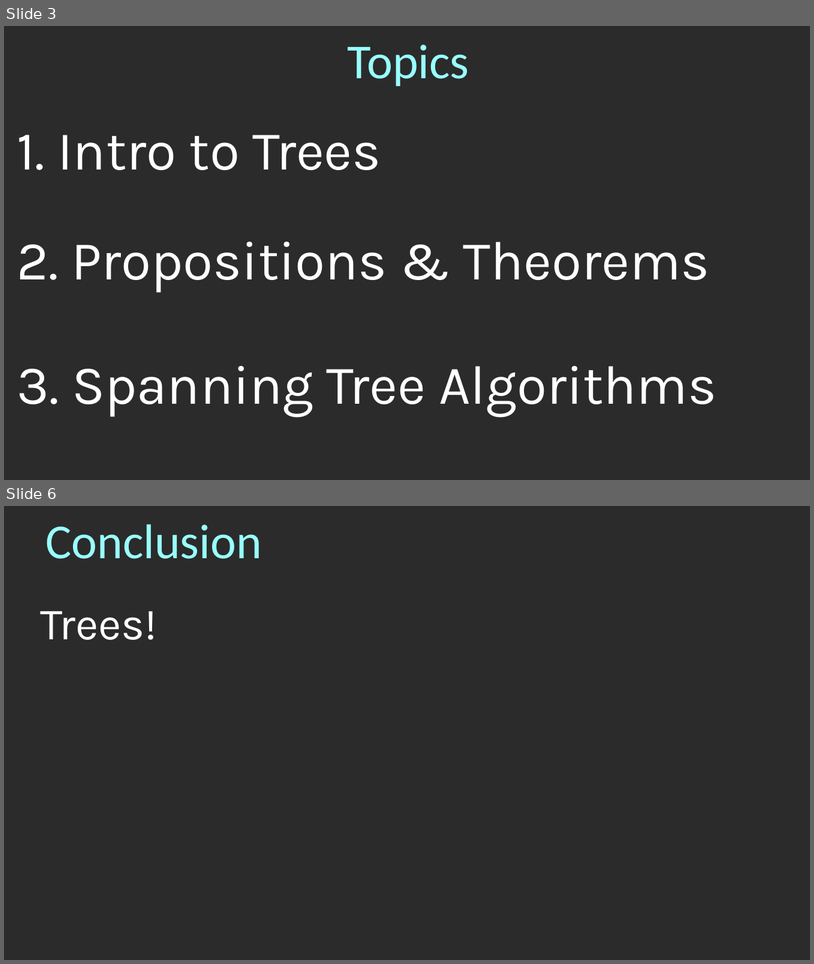
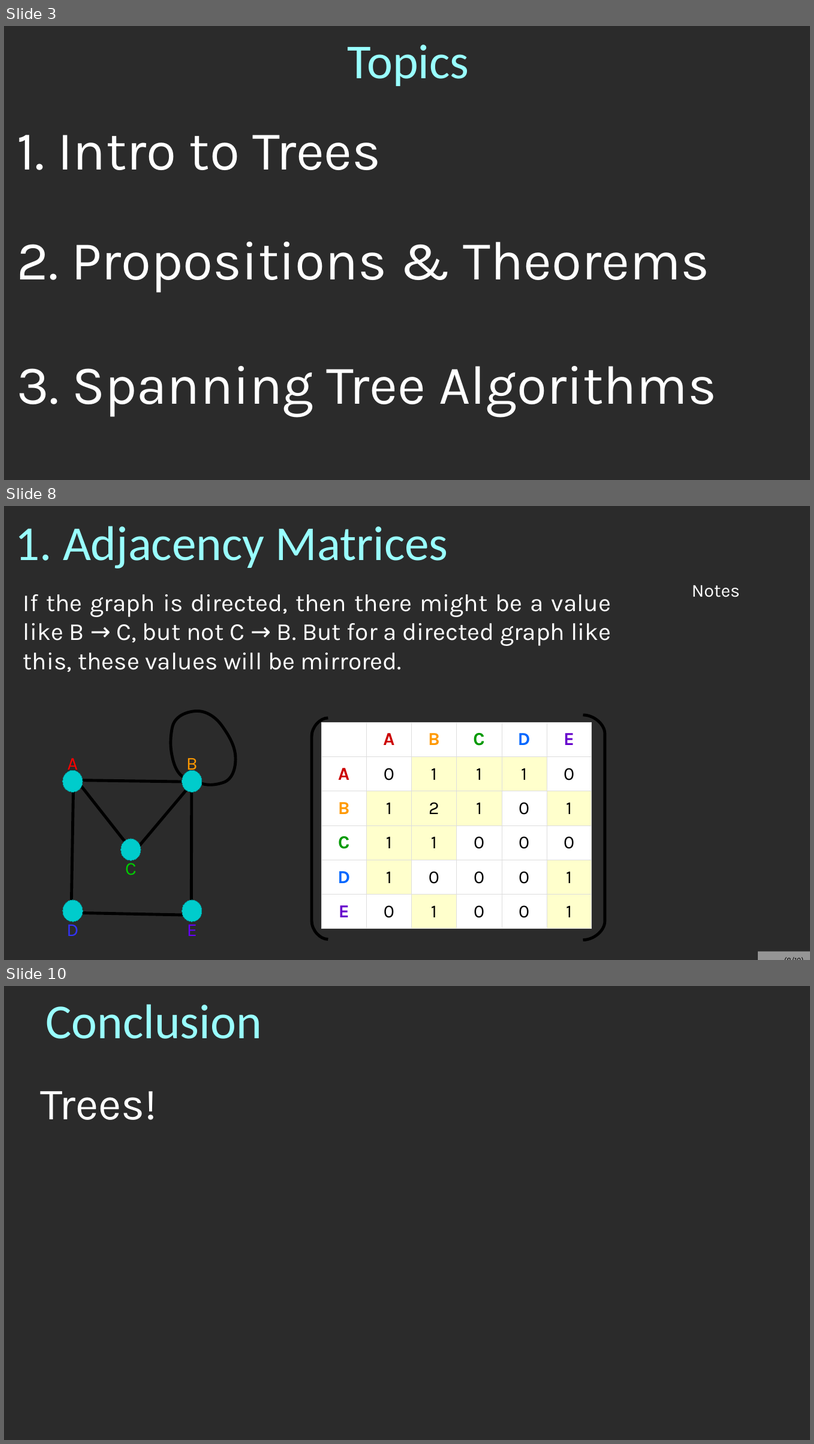
Before and after one commit to nguyenchithien/CS211-Discrete-Structures-II, a slide deck: Lectures/Lecture 7.4.odp. Shown one above the other, each under a label of ours: slides 3 and 6 before the commit, slides 3, 8 and 10 after it; the slides between them are not shown. The pictures are 814x964 and 814x1444 pixels, drawn with LibreOffice and Linux fonts; fonts in the diff are those of the drawing; background and template pictures are left out; a plain dark background stands for a picture behind light text. Boxes give left, top, right and bottom in pixels: in the first picture for what was removed or moved away, otherwise in the second. Text is boxed around its words. In the diff, an @@ line names an element or a change of style, - is before the commit and + after.

```diff
--- a/Lectures/Lecture 7.4.odp
+++ b/Lectures/Lecture 7.4.odp
@@ slide 8 added at [4, 506, 810, 960], background picture (left out) @@
@@ title added at [15, 526, 449, 568], 48 pt, text #99FFFF @@
+1. Adjacency Matrices
@@ text added at [23, 594, 612, 672], 24 pt, text #FFFFFF @@
+If the graph is directed, then there might be a value like B → C, but not C → B. But for a directed graph like this, these values will be mirrored.
@@ text added at [692, 585, 741, 597], 18 pt, text #FFFFFF @@
+Notes
@@ freeform shape added at [312, 718, 328, 939], outline #000000 2.89 pt @@
@@ freeform shape added at [584, 715, 606, 939], outline #000000 2.89 pt @@
@@ table added at [321, 722, 593, 928], 6 rows, 6 columns @@
+ | A | B | C | D | E
+A | 0 | 1 | 1 | 1 | 0
+B | 1 | 2 | 1 | 0 | 1
+C | 1 | 1 | 0 | 0 | 0
+D | 1 | 0 | 0 | 0 | 1
+E | 0 | 1 | 0 | 0 | 1
@@ group added at [63, 711, 236, 922]: 6 lines, 5 ellipses, 1 freeform shape @@
+E
+D
+B
+C
+A
@@ page number added at [758, 951, 810, 960], fill #FFFFFF at 50% opacity, 8 pt, text #000000, italic @@
+(8/10)
@@ what was slide 6 is now slide 10 @@
```
Also in this commit, not shown: 1 slide changed, 5 other slides added, 2 slides removed.
